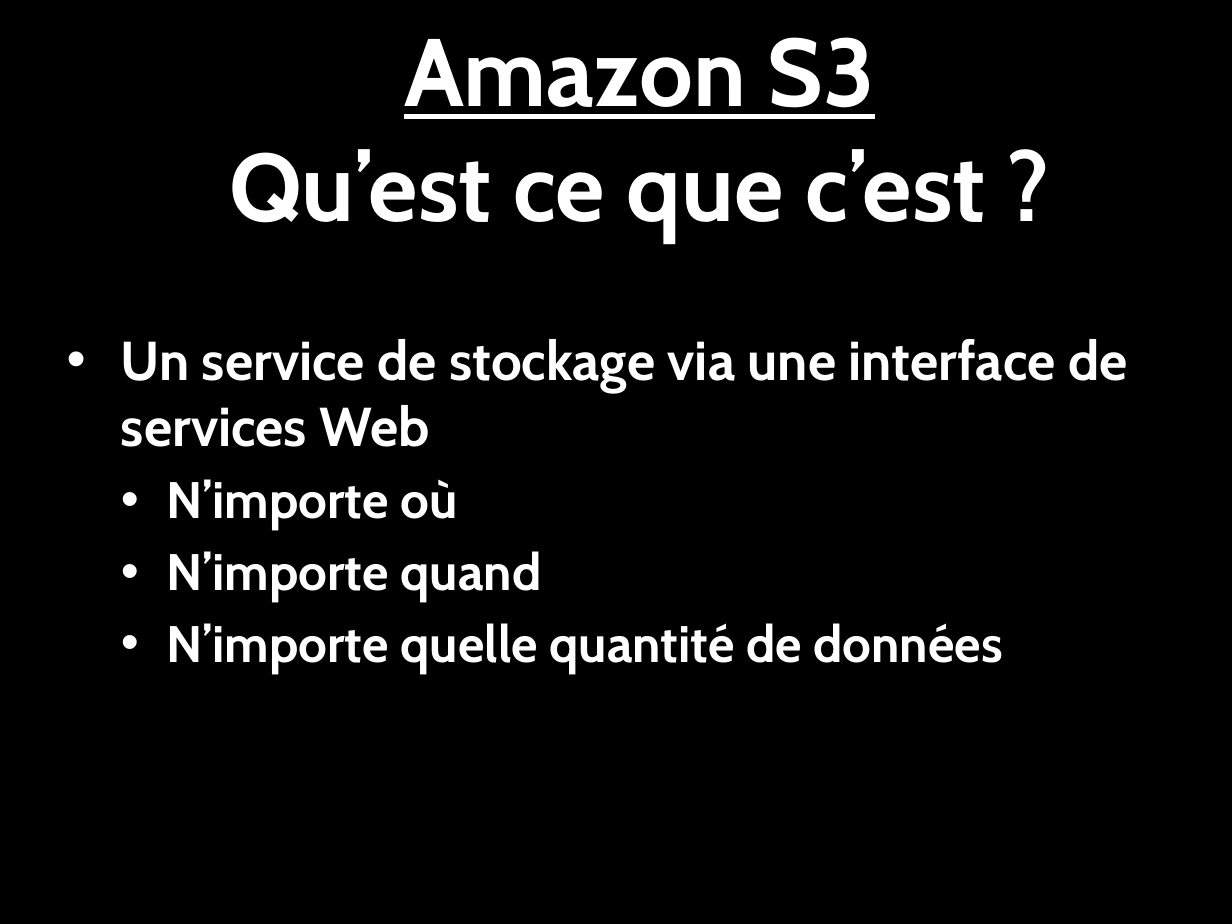
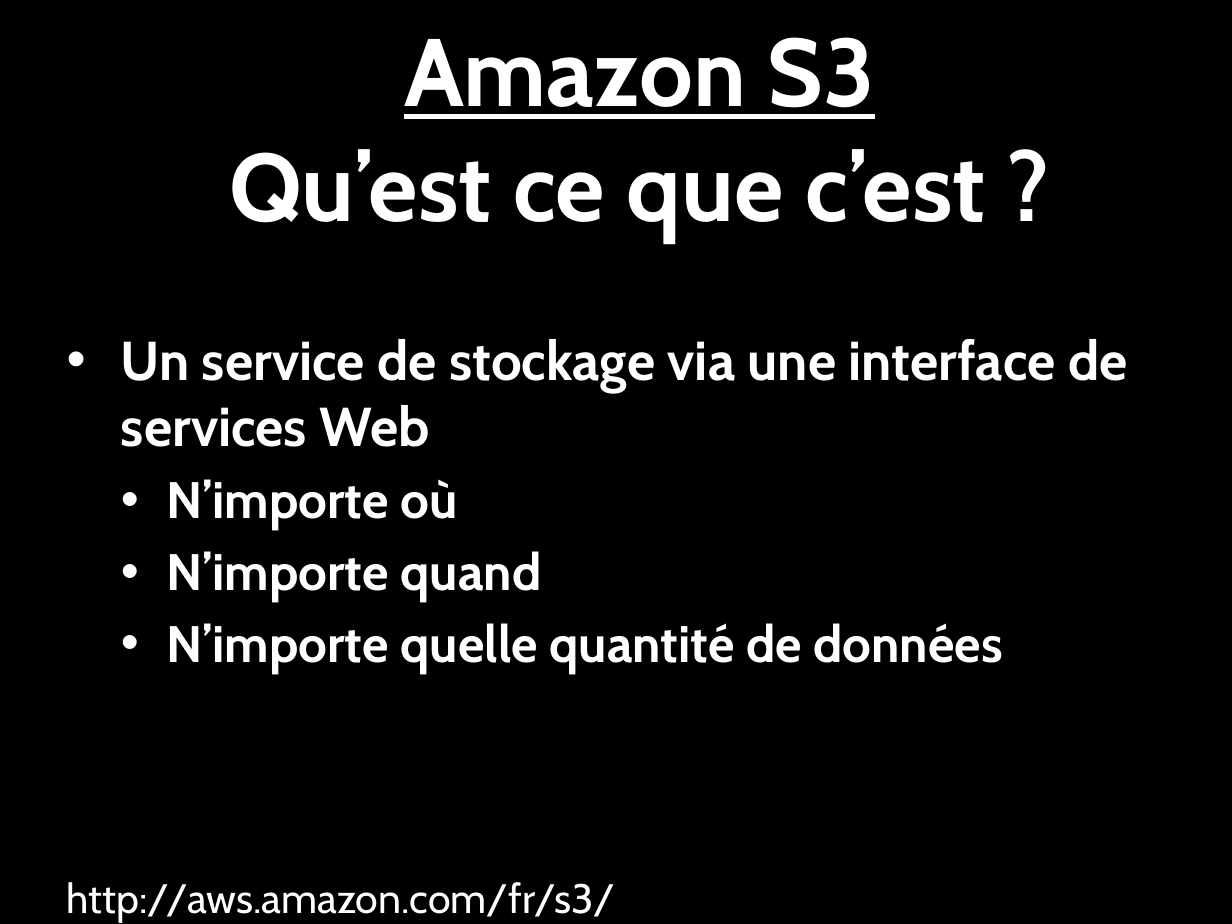
Before and after one commit to romfret/TLC, a slide deck: slide 7 of AWS - Media Hosting.pptx. Drawn at 1232x924 pixels with LibreOffice and Linux fonts; fonts in the diff are those of the drawing; background and template pictures are left out. Boxes give left, top, right and bottom in pixels: in the first picture for what was removed or moved away, otherwise in the second. Text is boxed around its words. In the diff, an @@ line names an element or a change of style, - is before the commit and + after.

```diff
--- a/AWS - Media Hosting.pptx
+++ b/AWS - Media Hosting.pptx
@@ text at (x1=67, y1=882, x2=616, y2=923): paragraph added @@
+  http://aws.amazon.com/fr/s3/
```
Also in this commit, not shown: 2 other slides changed.
